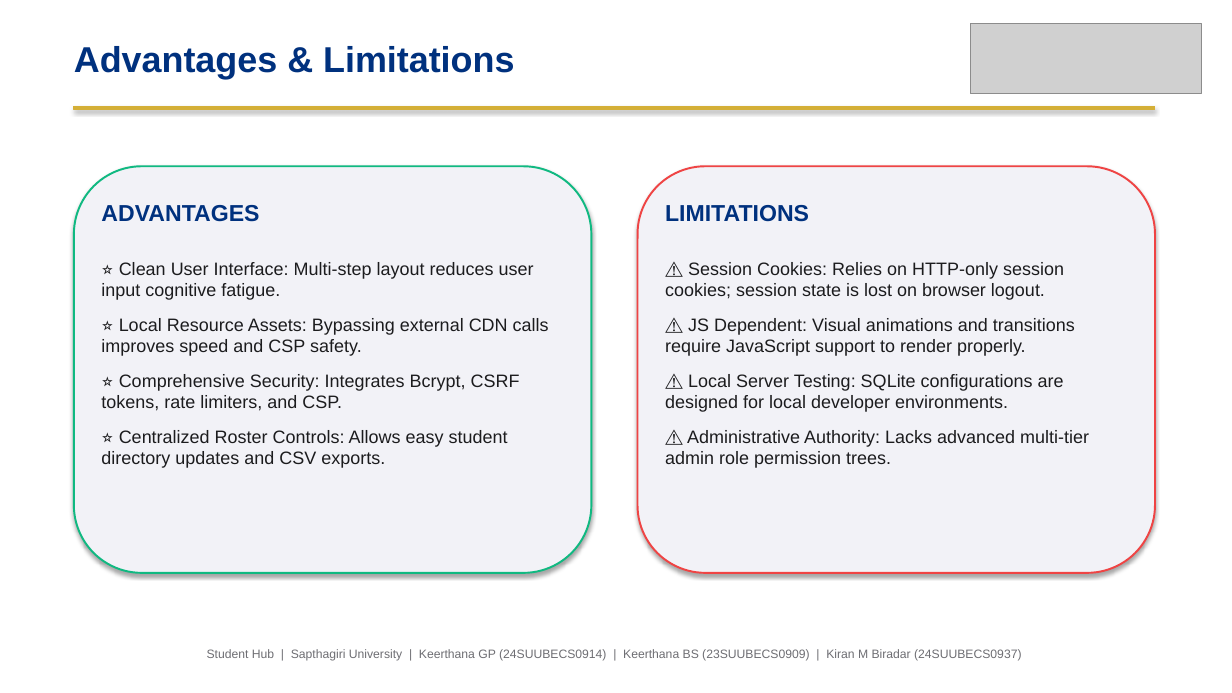
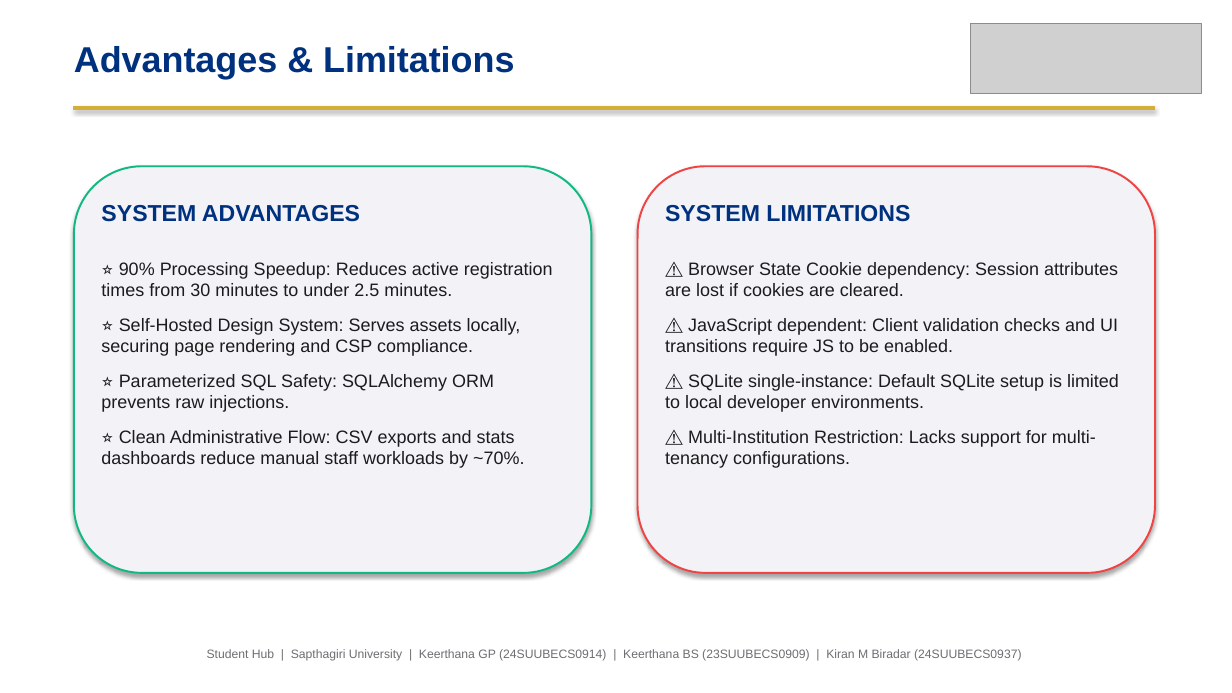
Before and after one commit to kirancodes-dev/Student-Registration, a slide deck: slide 16 of Student_Registration_Presentation.pptx. Drawn at 1232x693 pixels with LibreOffice and Linux fonts; fonts in the diff are those of the drawing; grey boxes stand for pictures. Boxes give left, top, right and bottom in pixels: in the first picture for what was removed or moved away, otherwise in the second. Text is boxed around its words. In the diff, an @@ line names an element or a change of style, - is before the commit and + after.

Commit message:
feat: compile and update 19-slide standard presentation for Student Hub

```diff
--- a/Student_Registration_Presentation.pptx
+++ b/Student_Registration_Presentation.pptx
@@ text at bbox=[101, 205, 553, 468]: text changed @@
-ADVANTAGES
-⭐ Clean User Interface: Multi-step layout reduces user input cognitive fatigue.
-⭐ Local Resource Assets: Bypassing external CDN calls improves speed and CSP safety.
-⭐ Comprehensive Security: Integrates Bcrypt, CSRF tokens, rate limiters, and CSP.
-⭐ Centralized Roster Controls: Allows easy student directory updates and CSV exports.
+SYSTEM ADVANTAGES
+⭐ 90% Processing Speedup: Reduces active registration times from 30 minutes to under 2.5 minutes.
+⭐ Self-Hosted Design System: Serves assets locally, securing page rendering and CSP compliance.
+⭐ Parameterized SQL Safety: SQLAlchemy ORM prevents raw injections.
+⭐ Clean Administrative Flow: CSV exports and stats dashboards reduce manual staff workloads by ~70%.
@@ text at bbox=[665, 205, 1119, 468]: text changed @@
-LIMITATIONS
-⚠️ Session Cookies: Relies on HTTP-only session cookies; session state is lost on browser logout.
-⚠️ JS Dependent: Visual animations and transitions require JavaScript support to render properly.
-⚠️ Local Server Testing: SQLite configurations are designed for local developer environments.
-⚠️ Administrative Authority: Lacks advanced multi-tier admin role permission trees.
+SYSTEM LIMITATIONS
+⚠️ Browser State Cookie dependency: Session attributes are lost if cookies are cleared.
+⚠️ JavaScript dependent: Client validation checks and UI transitions require JS to be enabled.
+⚠️ SQLite single-instance: Default SQLite setup is limited to local developer environments.
+⚠️ Multi-Institution Restriction: Lacks support for multi-tenancy configurations.
```
Also in this commit, not shown: 17 other slides changed, 1 other file.
